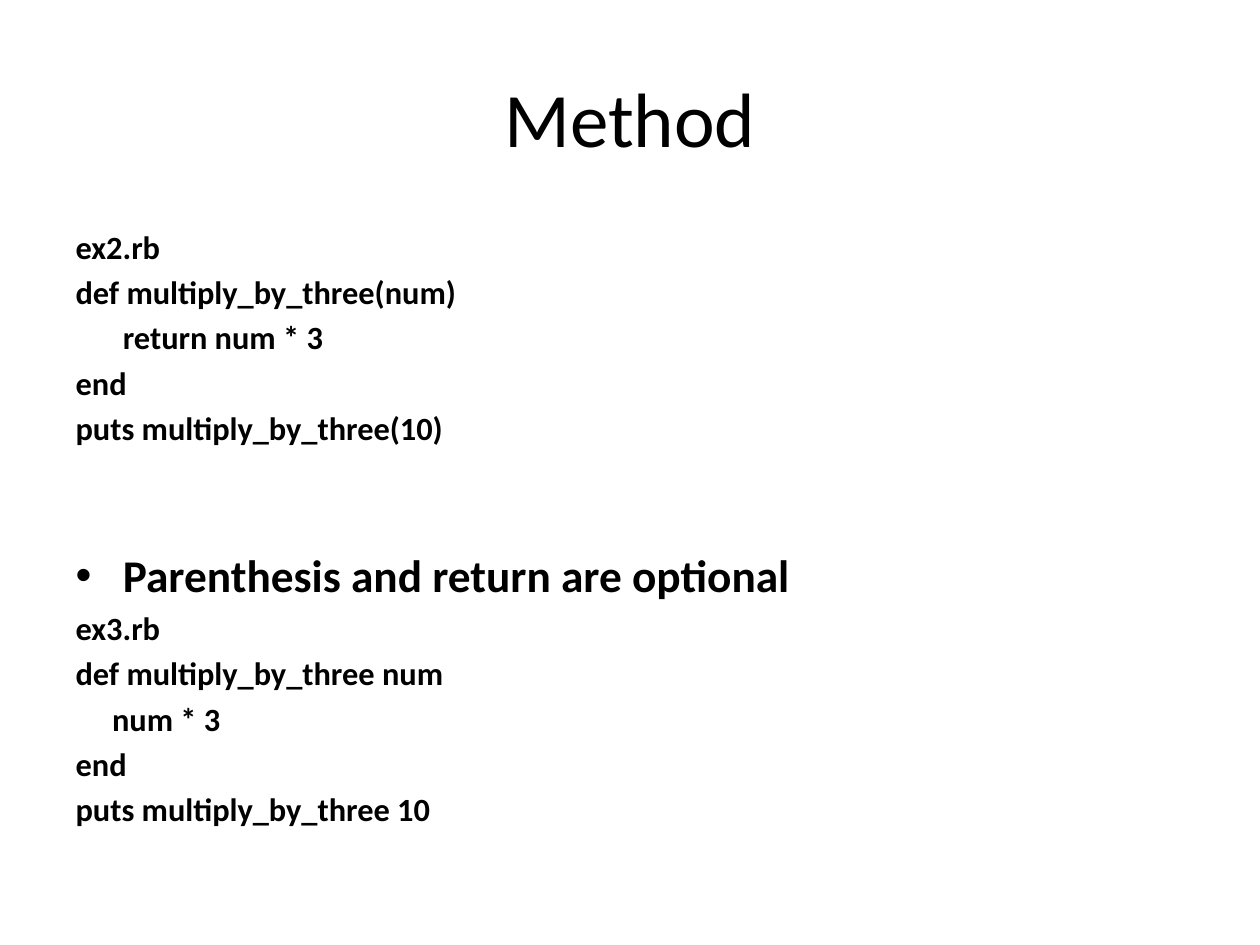
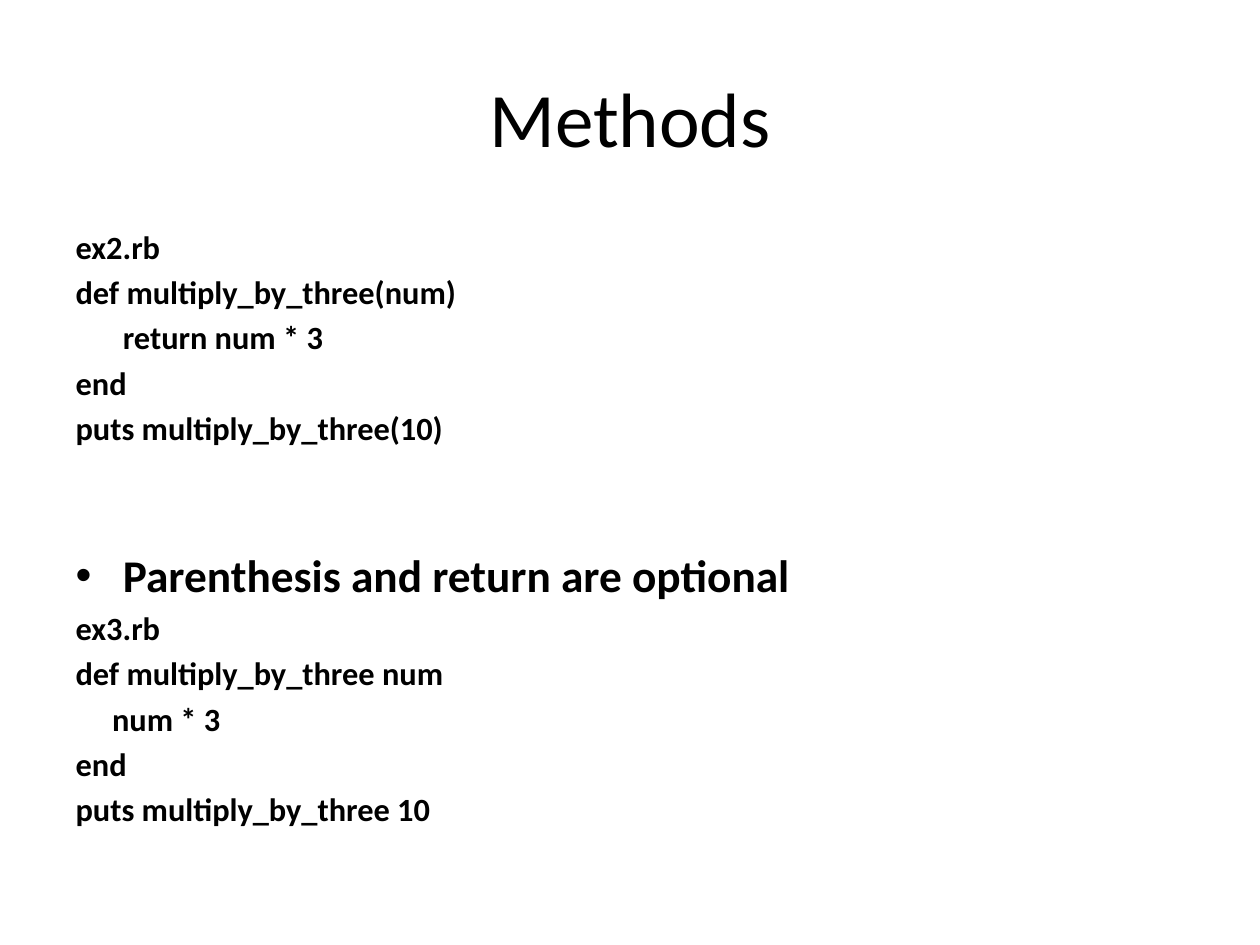
Before and after one commit to EmeraldCityProgrammingGroup/presentations-2014, a slide deck: slide 5 of RubyBasics.pptx. Drawn at 1260x945 pixels with LibreOffice and Linux fonts; fonts in the diff are those of the drawing. Boxes give left, top, right and bottom in pixels: in the first picture for what was removed or moved away, otherwise in the second. Text is boxed around its words. In the diff, an @@ line names an element or a change of style, - is before the commit and + after.

```diff
--- a/RubyBasics.pptx
+++ b/RubyBasics.pptx
@@ title at (489, 93, 770, 148): text changed @@
-Method
+Methods
```
Also in this commit, not shown: 14 other slides changed, 2 slides added.
